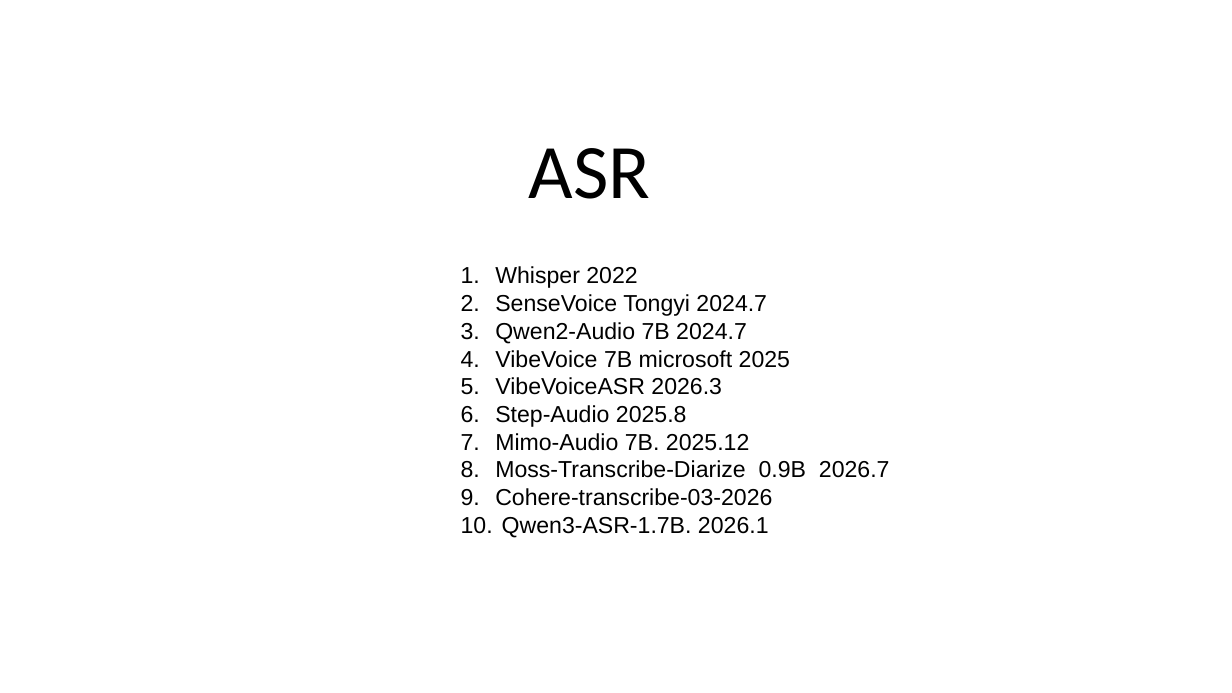
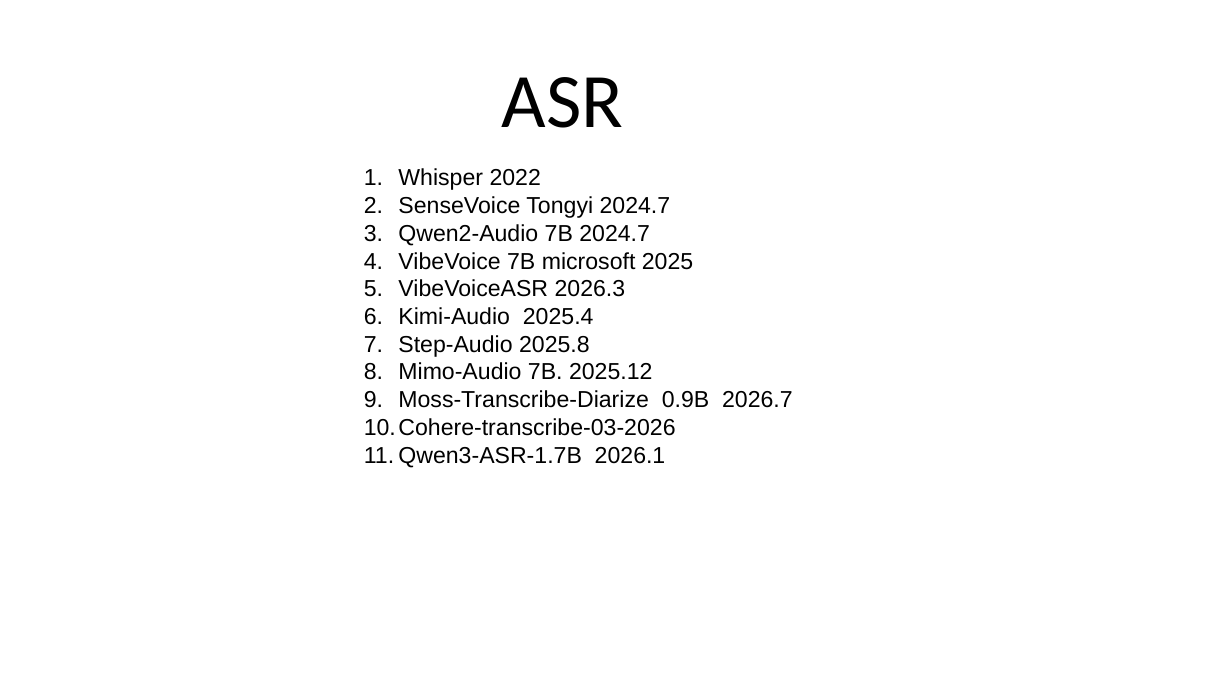
Before and after one commit to lovefunCode/AI-Breakthrough-Paper, a slide deck: slide 3 of RefineASR.pptx (slide 1 before the commit). Drawn at 1232x693 pixels with LibreOffice and Linux fonts; fonts in the diff are those of the drawing. Boxes give left, top, right and bottom in pixels: in the first picture for what was removed or moved away, otherwise in the second. Text is boxed around its words. In the diff, an @@ line names an element or a change of style, - is before the commit and + after.

```diff
--- a/RefineASR.pptx
+++ b/RefineASR.pptx
@@ title "ASR": place and size @@
-title "ASR" at bbox=[529, 148, 651, 199]
+title "ASR" at bbox=[502, 77, 624, 128]
@@ text "Whisper 2022": place and size @@
-text "Whisper 2022" at bbox=[495, 266, 890, 538]
+text "Whisper 2022" at bbox=[364, 168, 793, 468]
@@ text at bbox=[398, 307, 594, 325]: paragraph added @@
+6. Kimi-Audio 2025.4
@@ text at bbox=[398, 447, 666, 468]: text changed @@
-10. Qwen3-ASR-1.7B. 2026.1
+11. Qwen3-ASR-1.7B 2026.1
```
Also in this commit, not shown: 1 other slide changed, 3 slides added, 1 slide removed.
